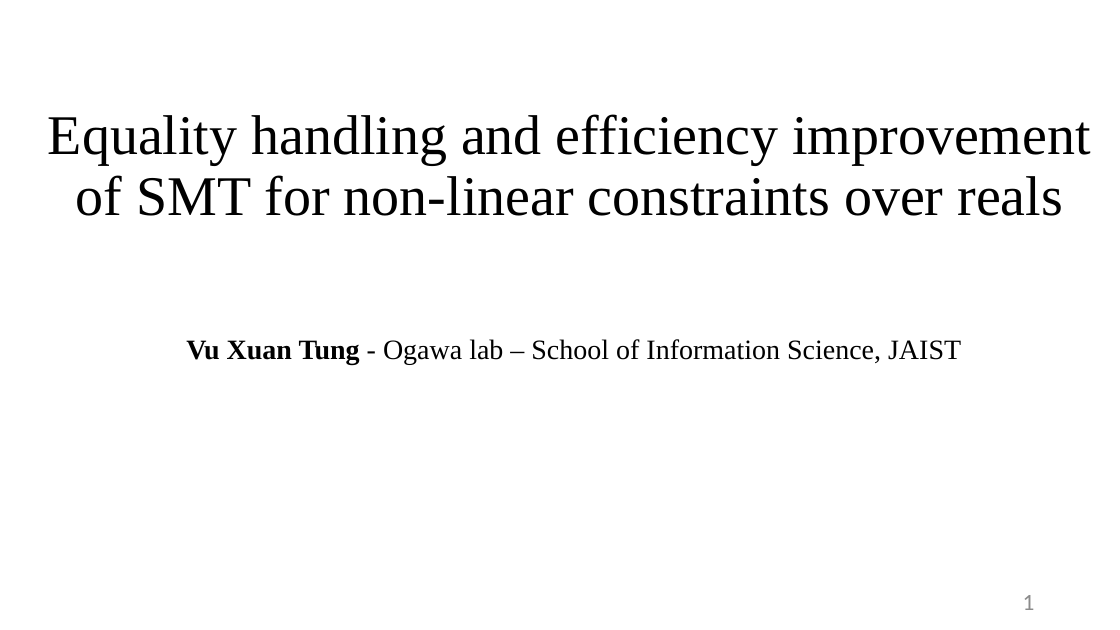
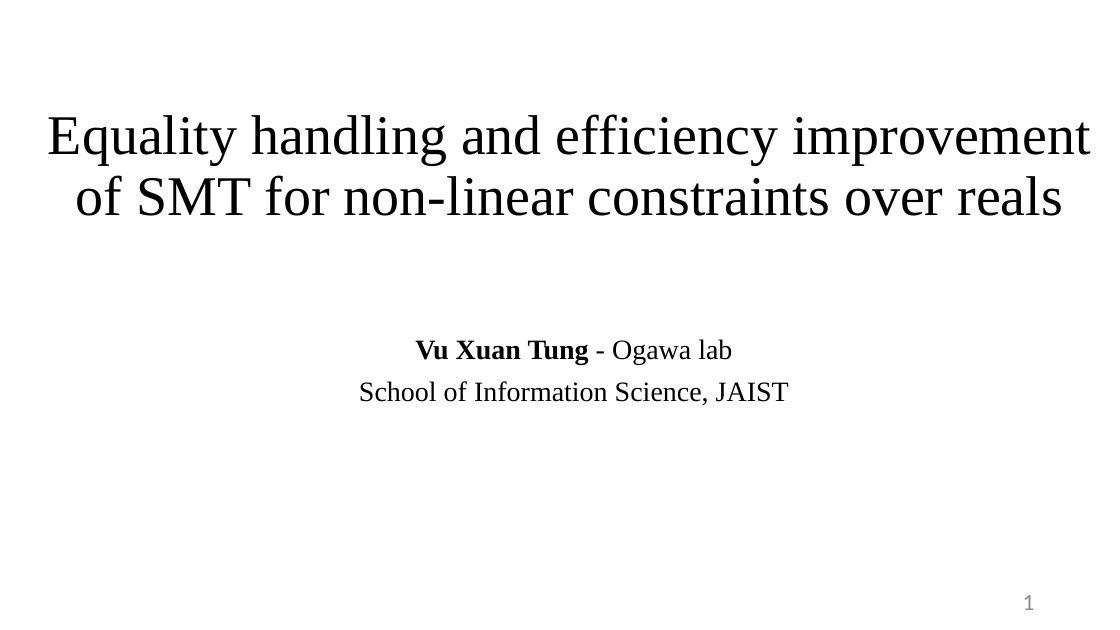
Before and after one commit to tungvx/raSAT, a slide deck: slide 1 of report/thesis/presentation.pptx. Drawn at 1120x630 pixels with LibreOffice and Linux fonts; fonts in the diff are those of the drawing. Boxes give left, top, right and bottom in pixels: in the first picture for what was removed or moved away, otherwise in the second. Text is boxed around its words. In the diff, an @@ line names an element or a change of style, - is before the commit and + after.

```diff
--- a/report/thesis/presentation.pptx
+++ b/report/thesis/presentation.pptx
@@ subtitle at bbox=[359, 339, 789, 405]: text changed @@
-Vu Xuan Tung - Ogawa lab – School of Information Science, JAIST
+Vu Xuan Tung - Ogawa lab
+School of Information Science, JAIST
```
Also in this commit, not shown: 11 other slides changed.
